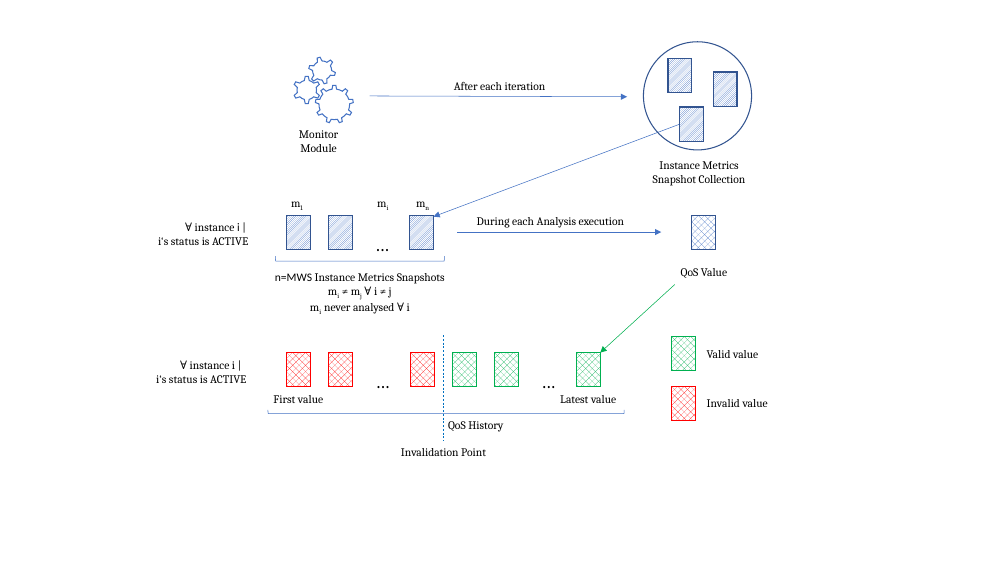
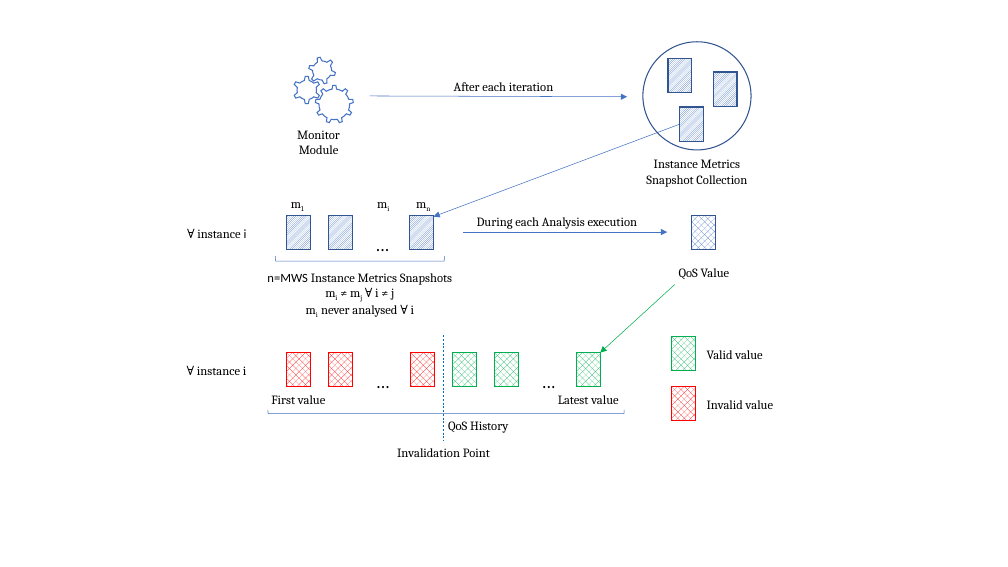
Before and after one commit to ramses-sas/ramses-sefa-SAS, a slide deck: slide 1 of documents/Managing System/MetricsAndQoS/MetricsAndQoS.pptx. Drawn at 1008x567 pixels with LibreOffice and Linux fonts; fonts in the diff are those of the drawing. Boxes give left, top, right and bottom in pixels: in the first picture for what was removed or moved away, otherwise in the second. Text is boxed around its words. In the diff, an @@ line names an element or a change of style, - is before the commit and + after.

Commit message:
Edit MetricsAndQoS diagram

```diff
--- a/documents/Managing System/MetricsAndQoS/MetricsAndQoS.pptx
+++ b/documents/Managing System/MetricsAndQoS/MetricsAndQoS.pptx
@@ text at (197,229,247,238): text changed; size 11 to 12 pt @@
-∀ instance i |
-i‘s status is ACTIVE
+∀ instance i
@@ arrow moved from (457, 232) - (662, 232) to (464, 232) - (668, 232) @@
@@ size 11 to 12 pt in 15 elements at (397,448,490,457), (679,268,729,279), (297,130,340,154), (370,192,398,215), (408,192,439,215), (284,192,314,215), (271,395,325,404), (558,395,618,404), (707,400,773,409), (448,421,508,433), (707,350,762,359), (454,82,553,91), (267,273,452,317), (646,159,747,187), (477,217,638,229) @@
@@ text "n=MWS Instance Metrics Snapshots": place and size @@
-text "n=MWS Instance Metrics Snapshots" at (275,273,445,314)
+text "n=MWS Instance Metrics Snapshots" at (267,273,452,317)
@@ text at (197,366,246,375): text changed; size 11 to 12 pt @@
-∀ instance i |
-i‘s status is ACTIVE
+∀ instance i
```
Also in this commit, not shown: 1 other slide changed, 4 other files.
